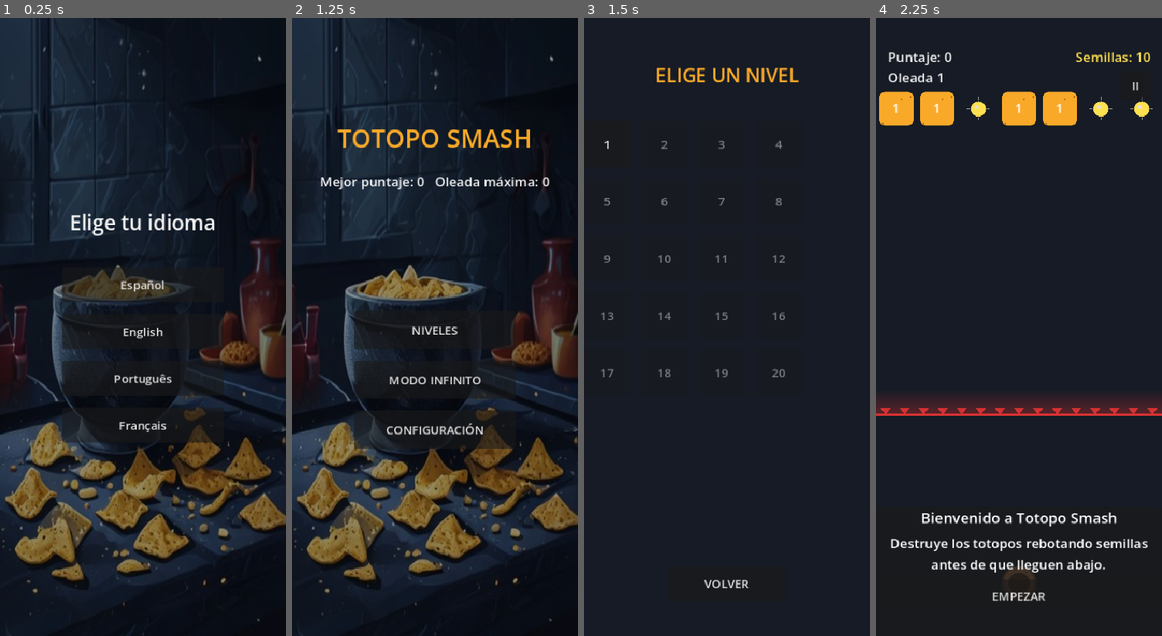
Above: before the commit, frames 1-4 (left to right).
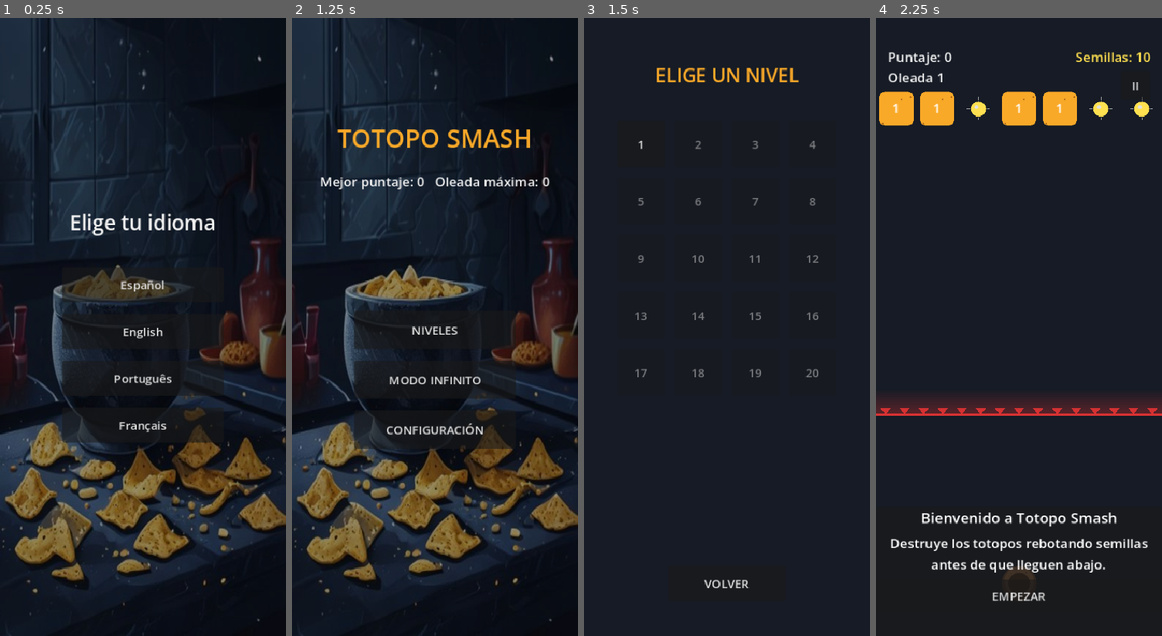
Above: after the commit, the same moments.

Repository: JoseNoIP/gb-TotopoSmash
Game: Godot game, scene res://src/scenes/MainMenu.tscn
Two runs of this game, one before a commit and one after it. Both use one fixed random seed, a clock stepped at 60 frames per second and the inputs below.
Inputs:
- Up to frame 1 (0.25 s): no input
- Up to frame 2 (1.25 s): click "Español" at 0.5 s
- Up to frame 3 (1.5 s): click "NIVELES" at 1.25 s
- Up to frame 4 (2.25 s): click "1" at 2 s

Frames 1-2 are identical in both runs. In frame 3, 0.9% of the frame differs, in the area x 5-82%, y 19-59%; in frame 4, nothing differs.

Commit message:
Fix ScrollContainer positioning in LevelSelectScreen to respect manual size settings

Diff:
--- a/src/scenes/LevelSelectScreen.gd
+++ b/src/scenes/LevelSelectScreen.gd
@@ -55,14 +55,19 @@
 	var origin_x: float = (Constants.DESIGN_WIDTH - grid_w) * 0.5
 	var origin_y: float = 140.0
 
+	## El ScrollContainer (Container) reposiciona a sus hijos por su cuenta en cada sort —
+	## un `grid.position` puesto a mano ahí queda ignorado (regla CLAUDE.md nueva, mismo
+	## principio que #32 pero para Container en vez de anchors). Para centrar la grilla, el
+	## que se centra es el propio ScrollContainer (hijo de este Control plano, donde
+	## position/set_size sí se respetan) con el ancho exacto del contenido — no hace falta
+	## scroll horizontal porque nunca hay overflow en X.
 	var scroll: ScrollContainer = ScrollContainer.new()
-	scroll.position = Vector2(0.0, origin_y)
-	scroll.set_size(Vector2(Constants.DESIGN_WIDTH, Constants.DESIGN_HEIGHT - origin_y - 120.0))
+	scroll.position = Vector2(origin_x, origin_y)
+	scroll.set_size(Vector2(grid_w, Constants.DESIGN_HEIGHT - origin_y - 120.0))
 	add_child(scroll)
 
 	var grid: GridContainer = GridContainer.new()
 	grid.columns = COLUMNS
-	grid.position = Vector2(origin_x, 0.0)
 	grid.add_theme_constant_override(&"h_separation", int(BUTTON_GAP))
 	grid.add_theme_constant_override(&"v_separation", int(BUTTON_GAP))
 	scroll.add_child(grid)
Not shown, changed: CLAUDE.md
